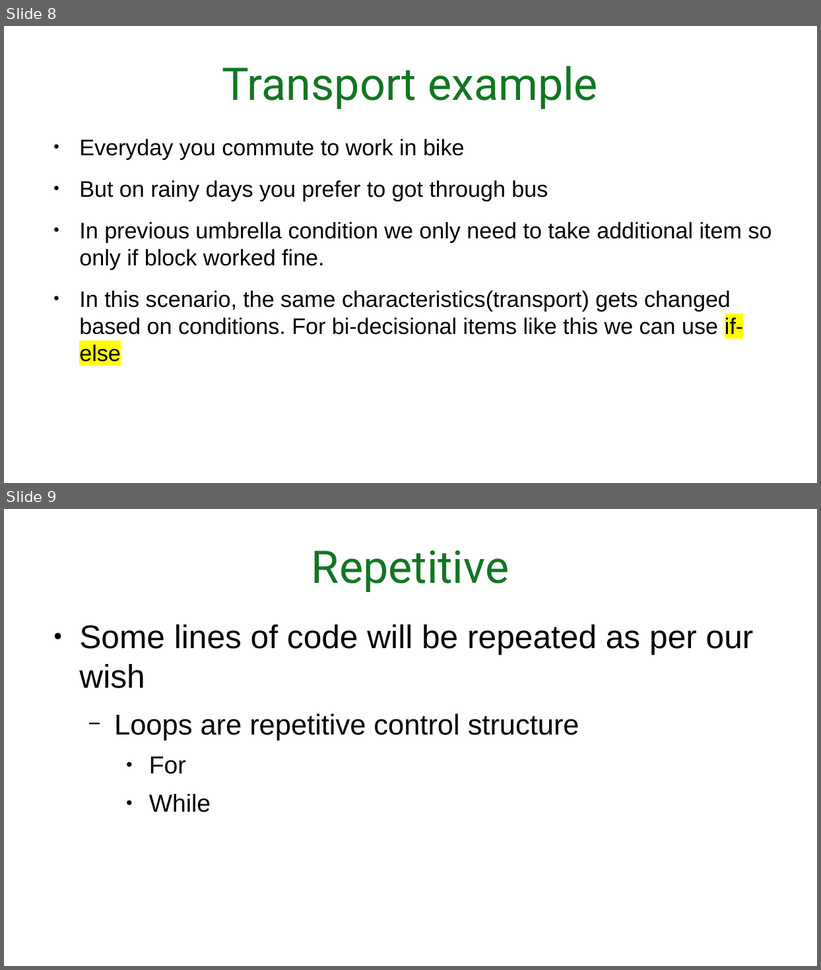
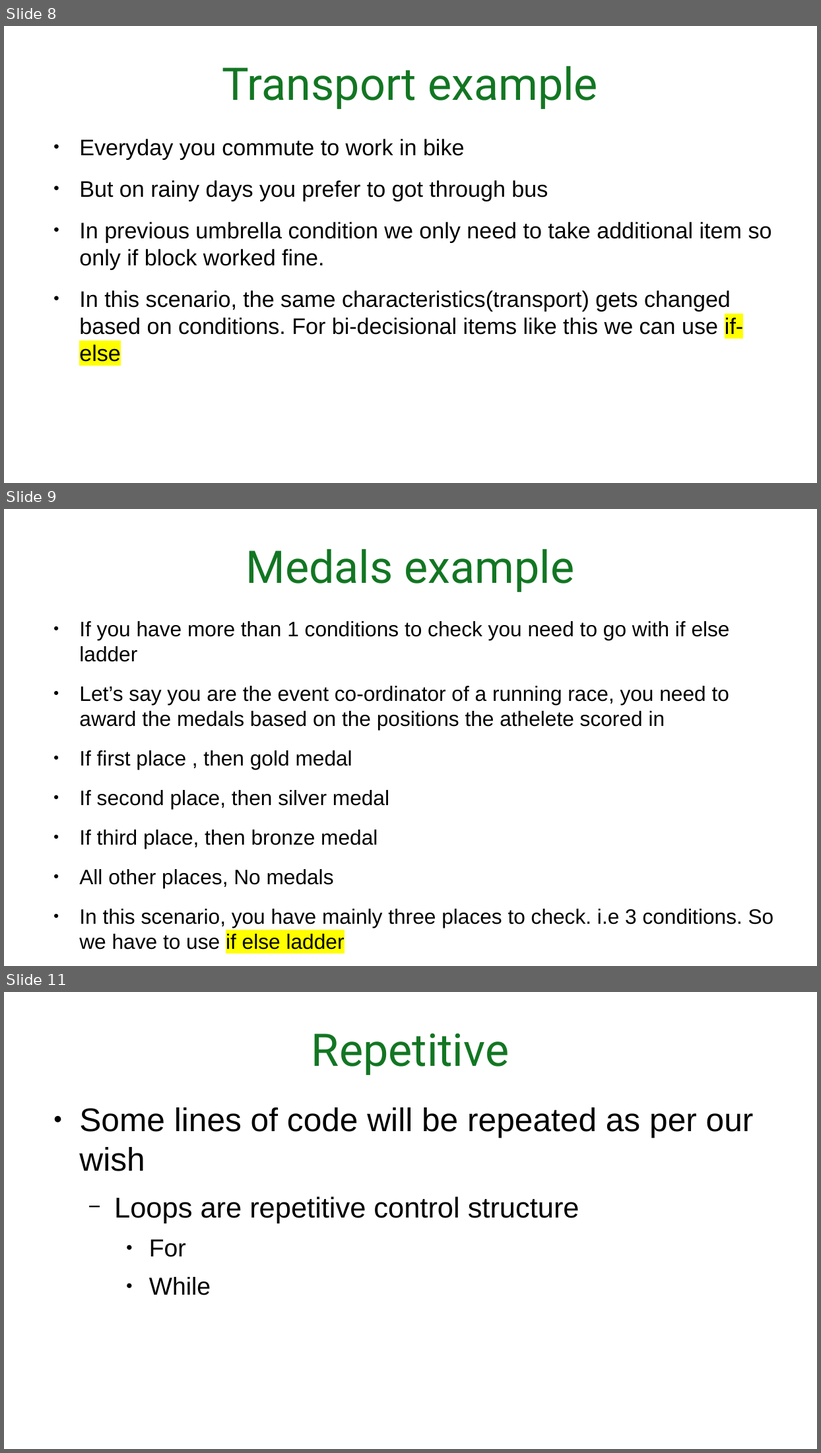
Before and after one commit to parameshwar-A/pythoncoursematerials, a slide deck: slides/control_structures.odp. Shown one above the other, each under a label of ours: slides 8 and 9 before the commit, slides 8, 9 and 11 after it; the slides between them are not shown. The pictures are 821x970 and 821x1453 pixels, drawn with LibreOffice and Linux fonts; fonts in the diff are those of the drawing. Boxes give left, top, right and bottom in pixels: in the first picture for what was removed or moved away, otherwise in the second. Text is boxed around its words. In the diff, an @@ line names an element or a change of style, - is before the commit and + after.

```diff
--- a/slides/control_structures.odp
+++ b/slides/control_structures.odp
@@ slide 9 added at box(4, 509, 817, 966), background #FFFFFF @@
@@ title added at box(246, 549, 574, 592), 44 pt, text #127622 @@
+Medals example
@@ text added at box(79, 621, 774, 927), 20.4 pt, text #000000 @@
+● If you have more than 1 conditions to check you need to go with if else ladder
+● Let’s say you are the event co-ordinator of a running race, you need to award the medals based on the positions the athelete scored in
+● If first place , then gold medal
+● If second place, then silver medal
+● If third place, then bronze medal
+● All other places, No medals
+● In this scenario, you have mainly three places to check. i.e 3 conditions. So we have to use if else ladder
@@ what was slide 9 is now slide 11 @@
```
Also in this commit, not shown: 1 other slide added, 3 other files.
